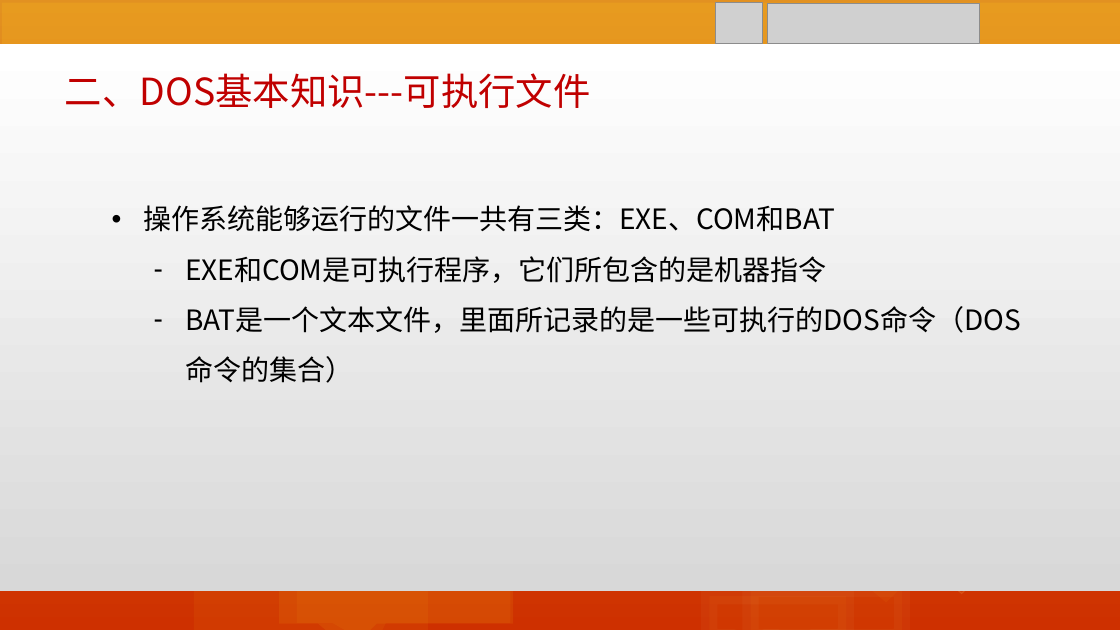
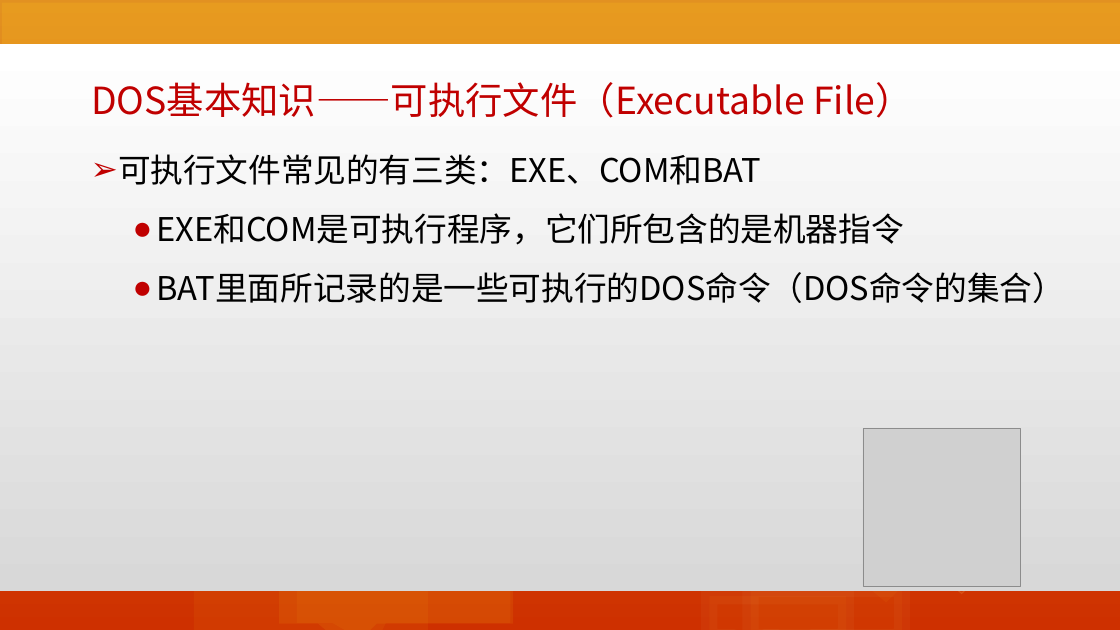
Before and after one commit to edu2act/course-informationliteracy, a slide deck: slide 18 of materials/slides/05-DOS.pptx (slide 23 before the commit). Drawn at 1120x630 pixels with LibreOffice and Linux fonts; fonts in the diff are those of the drawing; grey boxes stand for pictures. Boxes give left, top, right and bottom in pixels: in the first picture for what was removed or moved away, otherwise in the second. Text is boxed around its words. In the diff, an @@ line names an element or a change of style, - is before the commit and + after.

```diff
--- a/materials/slides/05-DOS.pptx
+++ b/materials/slides/05-DOS.pptx
@@ picture removed at <box>716,3,763,44</box> @@
@@ picture removed at <box>767,3,980,44</box> @@
@@ text "可执行文件常见的有三类：EXE、COM和BAT": place and size @@
-text "可执行文件常见的有三类：EXE、COM和BAT" at <box>143,205,1021,333</box>
+text "可执行文件常见的有三类：EXE、COM和BAT" at <box>118,154,1066,303</box>
@@ text at <box>91,82,913,118</box>: text changed @@
-二、DOS基本知识---可执行文件
+DOS基本知识——可执行文件（Executable File）
@@ text at <box>118,154,761,185</box>: text changed; size 24 to 28 pt @@
-• 操作系统能够运行的文件一共有三类：EXE、COM和BAT
+➢ 可执行文件常见的有三类：EXE、COM和BAT
@@ text at <box>157,213,904,245</box>: size 24 to 28 pt in "EXE和COM是可执行程序，它们所包含的是机器指令"; bullet ‐ to ●; list level 2 to 3 in "EXE和COM是可执行程序，它们所包含的是机器指令" @@
@@ text at <box>157,272,1066,303</box>: text changed; size 24 to 28 pt @@
-  ‐ BAT是一个文本文件，里面所记录的是一些可执行的DOS命令（DOS命令的集合）
+    ● BAT里面所记录的是一些可执行的DOS命令（DOS命令的集合）
@@ picture added at <box>863,429,1021,586</box> @@
@@ speech box removed at <box>918,453,1009,521</box> @@
```
Also in this commit, not shown: 35 other slides changed, 12 slides removed, 40 other files.
